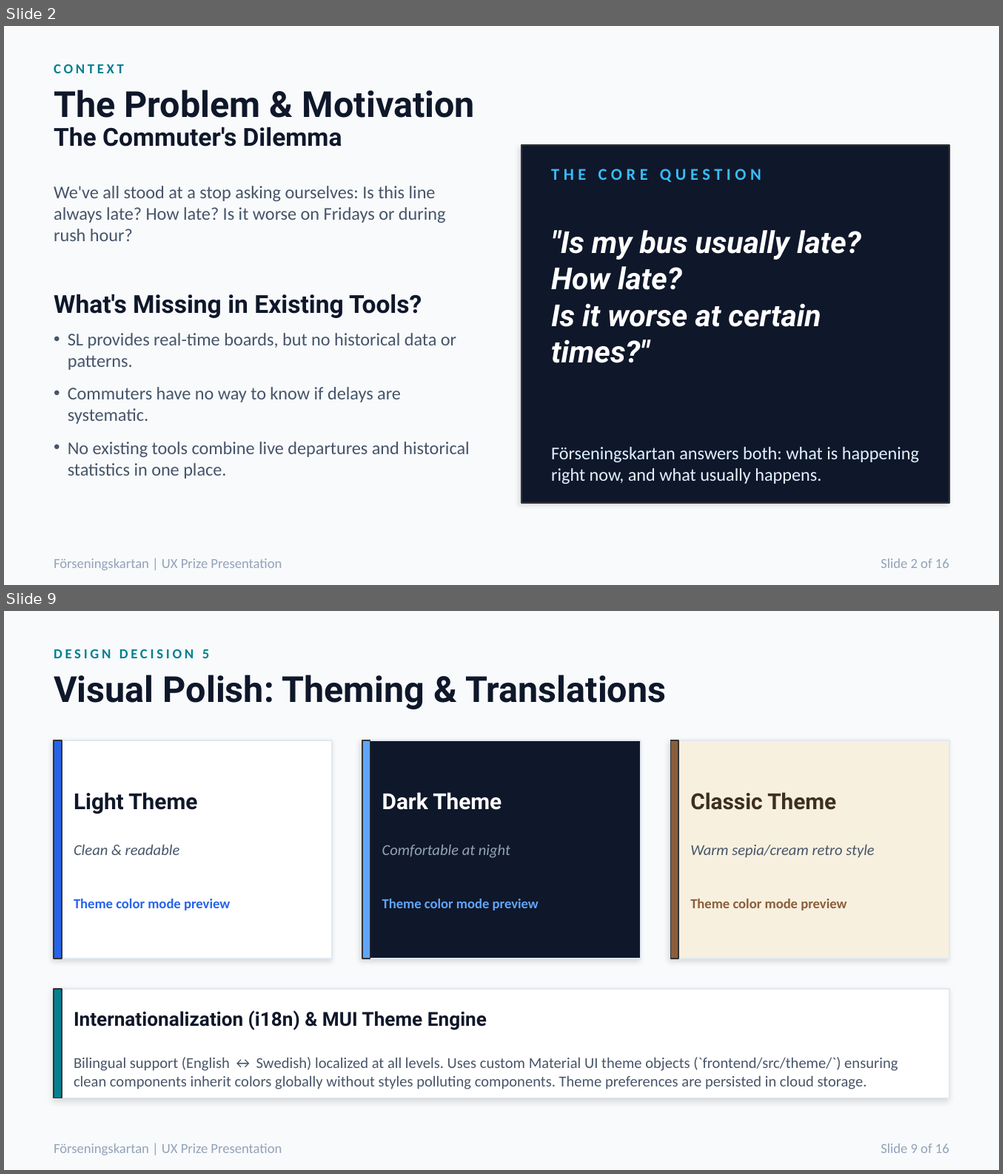
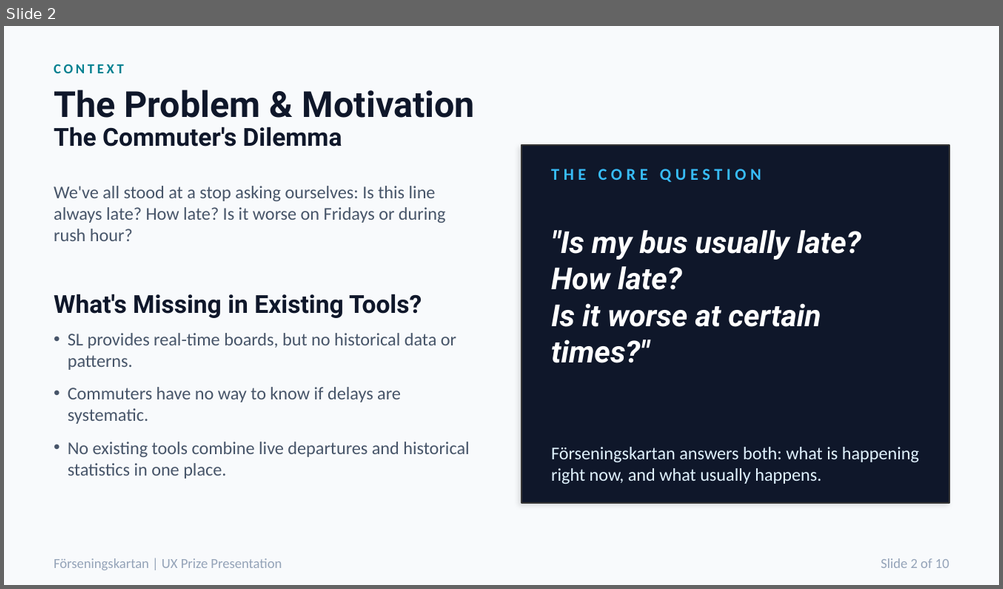
Before and after one commit to mattiaskvist/forseningskartan, a slide deck: presentation.pptx. Shown one above the other, each under a label of ours: slides 2 and 9 before the commit, slide 2 after it; the slides between them are not shown. The pictures are 1003x1174 and 1003x589 pixels, drawn with LibreOffice and Linux fonts; fonts in the diff are those of the drawing. Boxes give left, top, right and bottom in pixels: in the first picture for what was removed or moved away, otherwise in the second. Text is boxed around its words. In the diff, an @@ line names an element or a change of style, - is before the commit and + after.

```diff
--- a/presentation.pptx
+++ b/presentation.pptx
@@ slide 9 removed at (x1=4, y1=611, x2=999, y2=1170), background #F8FAFC @@
@@ text removed at (x1=54, y1=649, x2=209, y2=658) @@
-DESIGN DECISION 5
@@ text removed at (x1=54, y1=675, x2=666, y2=709) @@
-Visual Polish: Theming & Translations
@@ rectangle removed at (x1=54, y1=741, x2=333, y2=959) @@
@@ rectangle removed at (x1=54, y1=741, x2=62, y2=959) @@
@@ rectangle removed at (x1=362, y1=741, x2=640, y2=959) @@
@@ rectangle removed at (x1=362, y1=741, x2=370, y2=959) @@
@@ rectangle removed at (x1=670, y1=741, x2=949, y2=959) @@
@@ rectangle removed at (x1=670, y1=741, x2=678, y2=959) @@
@@ text removed at (x1=74, y1=792, x2=230, y2=911) @@
-Light Theme
-Clean & readable
-Theme color mode preview
@@ text removed at (x1=382, y1=792, x2=538, y2=911) @@
-Dark Theme
-Comfortable at night
-Theme color mode preview
@@ text removed at (x1=690, y1=792, x2=874, y2=911) @@
-Classic Theme
-Warm sepia/cream retro style
-Theme color mode preview
@@ rectangle removed at (x1=54, y1=989, x2=949, y2=1099) @@
@@ rectangle removed at (x1=54, y1=989, x2=62, y2=1099) @@
@@ text removed at (x1=74, y1=1011, x2=897, y2=1090) @@
-Internationalization (i18n) & MUI Theme Engine
-Bilingual support (English ↔ Swedish) localized at all levels. Uses custom Material UI theme objects (`frontend/src/theme/`) ensuring clean components inherit colors globally without styles polluting components. Theme preferences are persisted in cloud storage.
@@ text removed at (x1=54, y1=1144, x2=282, y2=1156) @@
-Förseningskartan | UX Prize Presentation
@@ text removed at (x1=880, y1=1144, x2=949, y2=1153) @@
-Slide 9 of 16
@@ slide 2 changed as well @@
@@ text at (x1=880, y1=559, x2=949, y2=568): text changed @@
-Slide 2 of 16
+Slide 2 of 10
```
Also in this commit, not shown: 7 other slides changed, 2 slides added, 7 other slides removed, 1 other file.
